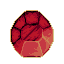
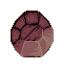
Before/after of a 64 × 64 layered artwork. What changed in the layer stack:
pixels changed over 10, 10, 54, 58 (layer not identified)
